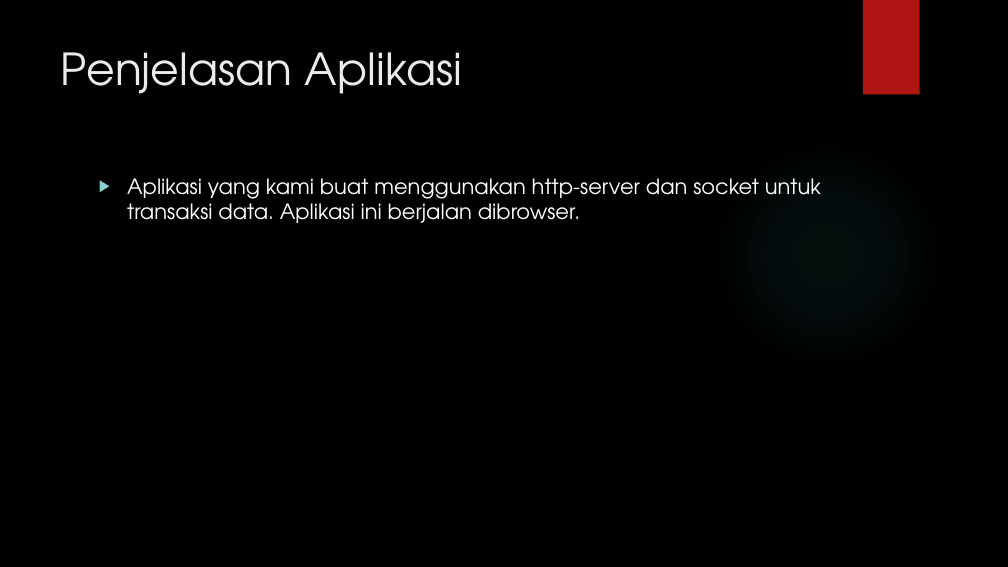
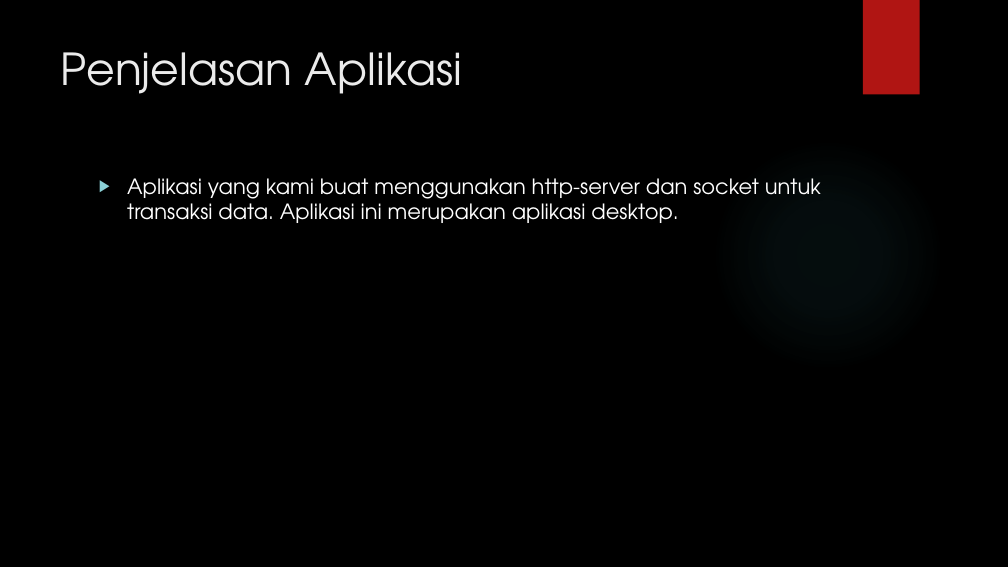
Before and after one commit to carwima/FP_PROGJAR, a slide deck: slide 2 of Presentations/Proposal.pptx. Drawn at 1008x567 pixels with LibreOffice and Linux fonts; fonts in the diff are those of the drawing; background and template pictures are left out. Boxes give left, top, right and bottom in pixels: in the first picture for what was removed or moved away, otherwise in the second. Text is boxed around its words. In the diff, an @@ line names an element or a change of style, - is before the commit and + after.

Commit message:
update proposal dan progress
Proposal
- Aplikasi web -> desktop

Progress
- Menambah wireframe GUI

```diff
--- a/Presentations/Proposal.pptx
+++ b/Presentations/Proposal.pptx
@@ text at <box>127,178,821,223</box>: text changed @@
-▶ Aplikasi yang kami buat menggunakan http-server dan socket untuk transaksi data. Aplikasi ini berjalan dibrowser.
+▶ Aplikasi yang kami buat menggunakan http-server dan socket untuk transaksi data. Aplikasi ini merupakan aplikasi desktop.
```
Also in this commit, not shown: 1 other slide changed, 1 other file.
